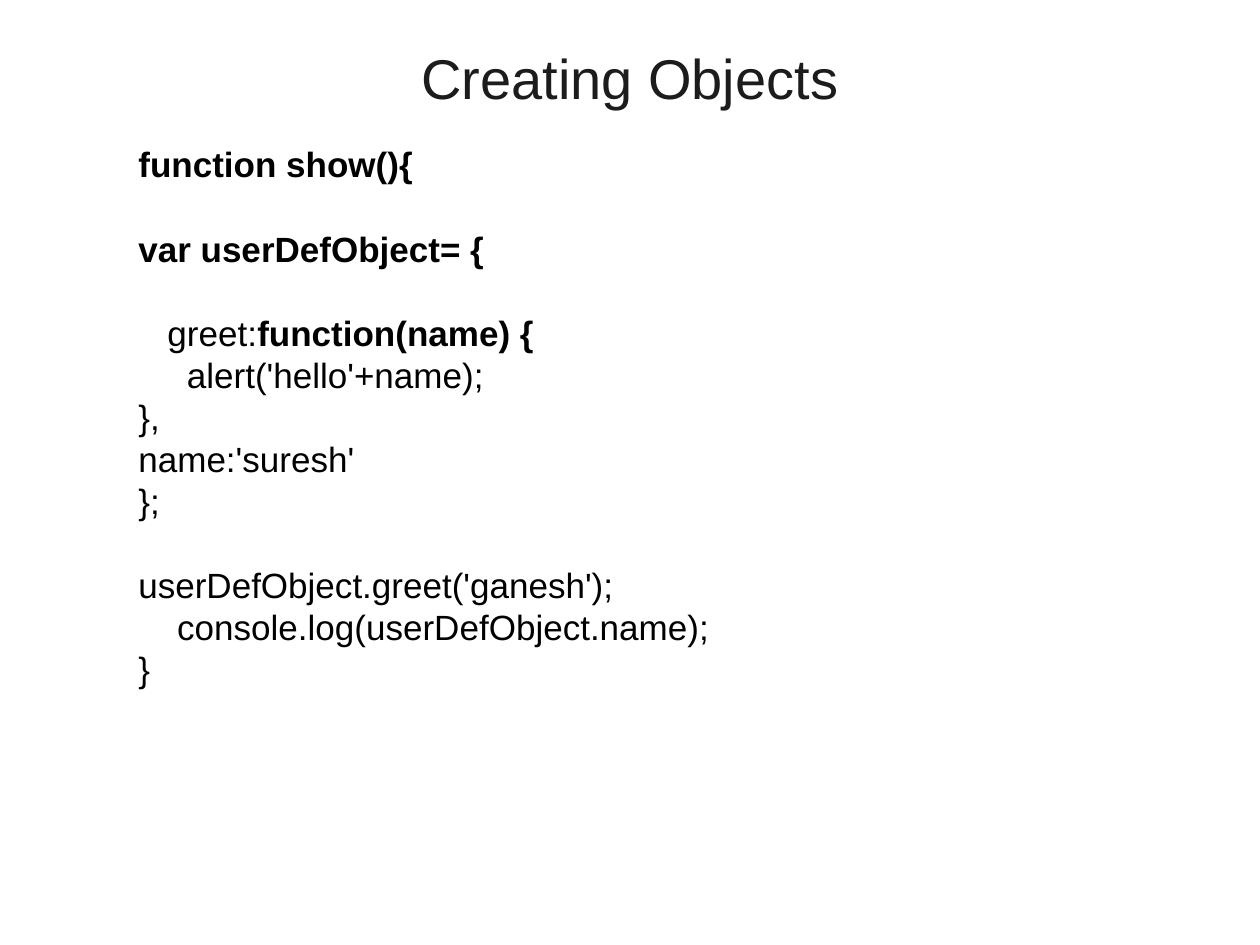
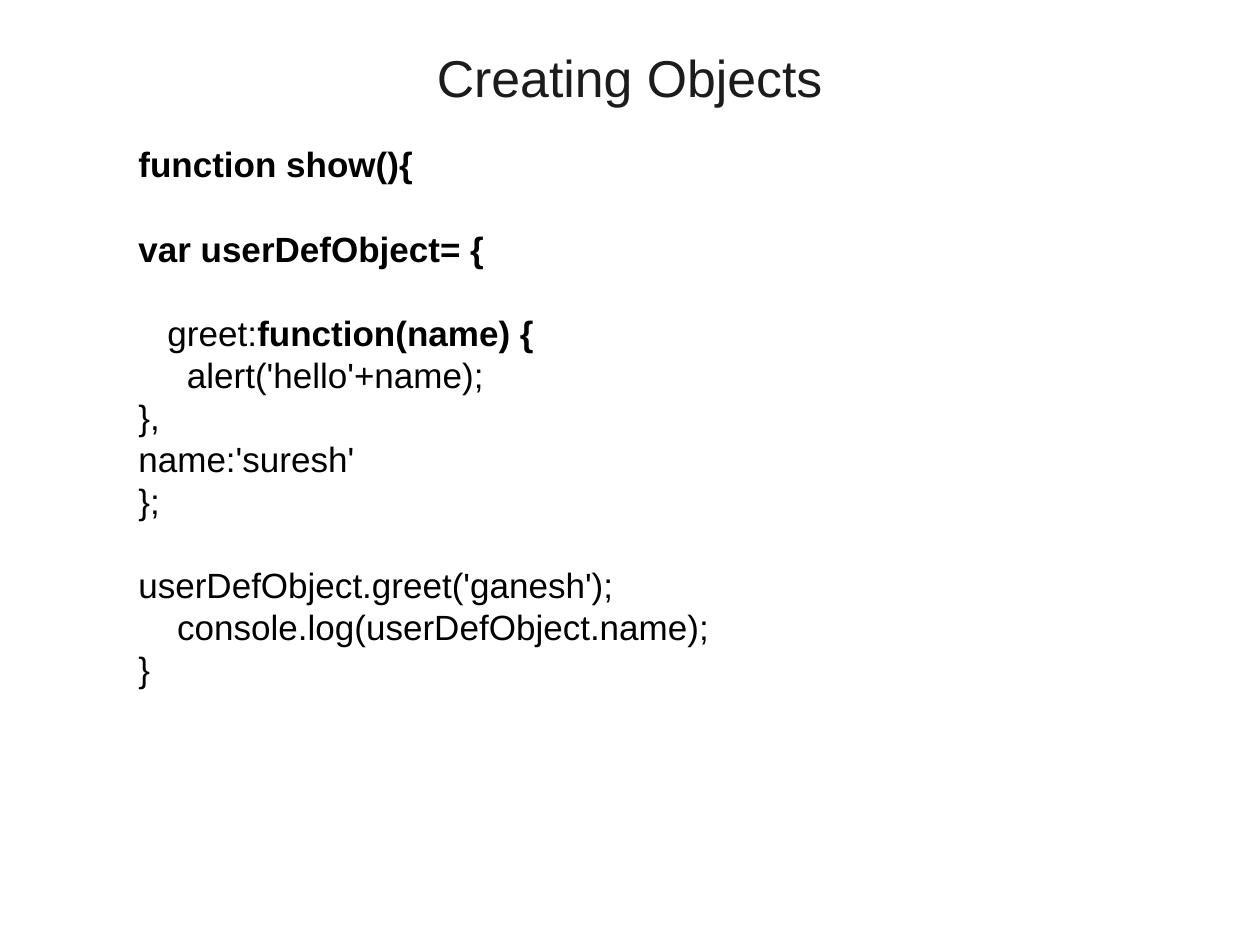
Before and after one commit to vatsanTraining/training_june_2022, a slide deck: slide 85 of JavaScript_Module_1.ppt. Drawn at 1260x945 pixels with LibreOffice and Linux fonts; fonts in the diff are those of the drawing; background and template pictures are left out. Boxes give left, top, right and bottom in pixels: in the first picture for what was removed or moved away, otherwise in the second. Text is boxed around its words. In the diff, an @@ line names an element or a change of style, - is before the commit and + after.

```diff
--- a/JavaScript_Module_1.ppt
+++ b/JavaScript_Module_1.ppt
@@ text "Creating Objects" at box(437, 59, 823, 108): size 32 to 29.6 pt @@
```
Also in this commit, not shown: 15 other slides changed, 44 slides added.
